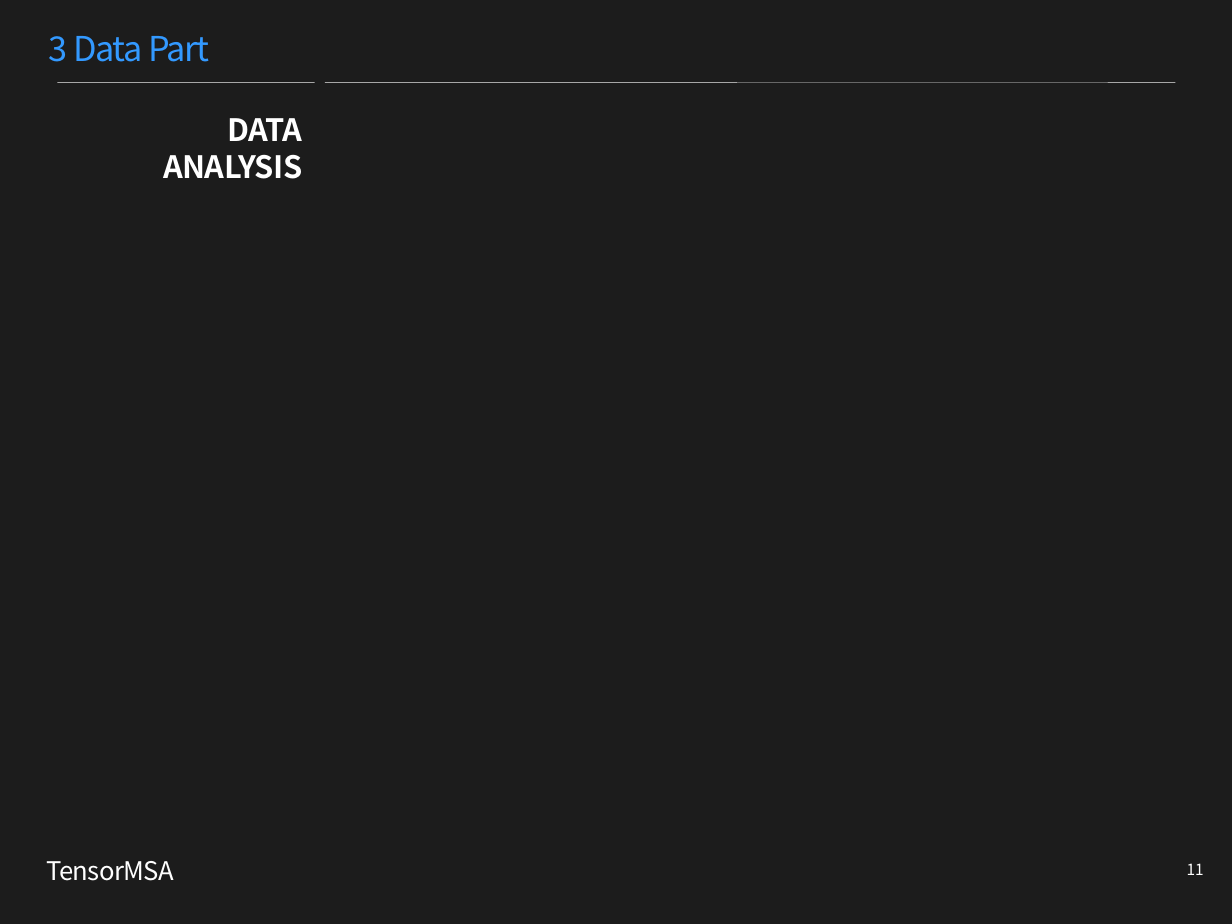
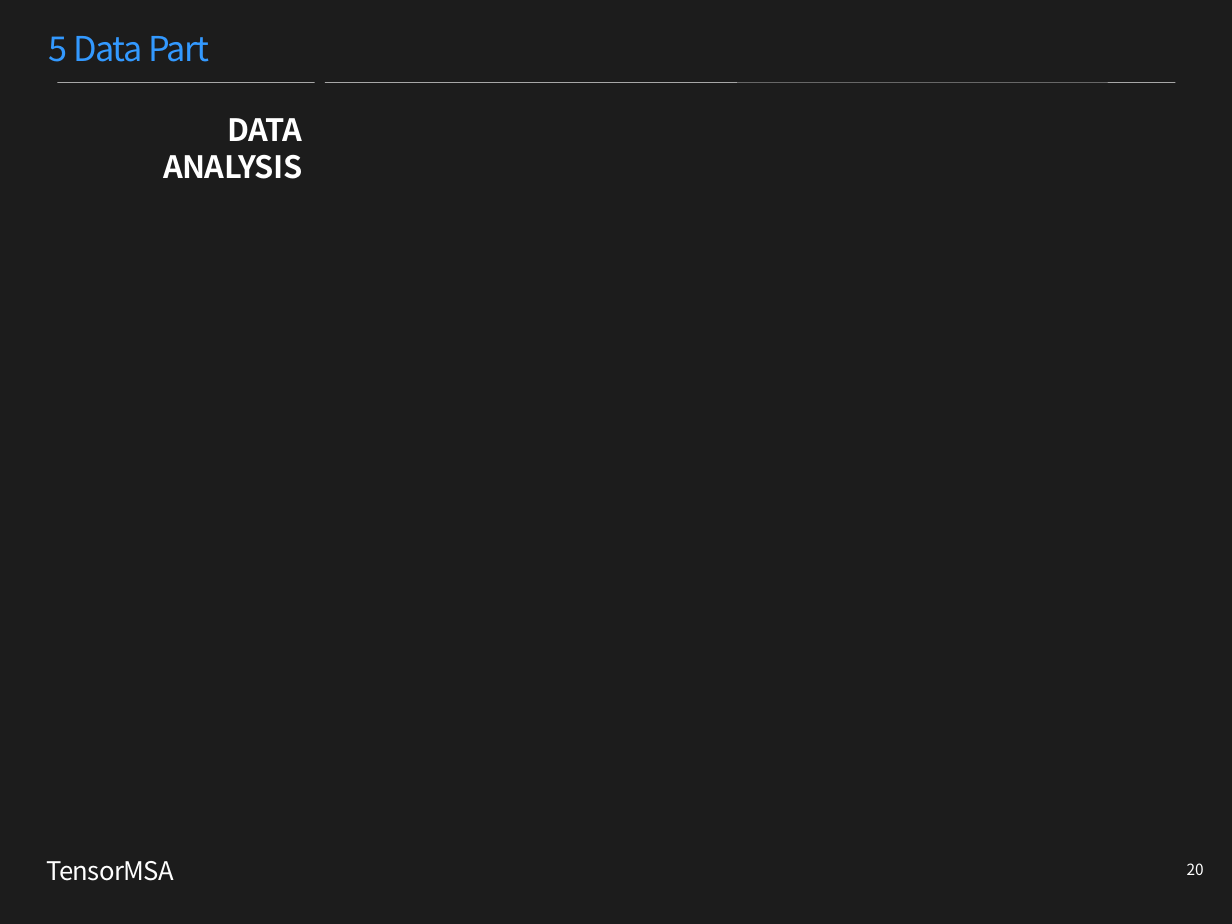
Before and after one commit to TensorMSA/tensormsa_old, a slide deck: slide 20 of TensorMSA.pptx (slide 11 before the commit). Drawn at 1232x924 pixels with LibreOffice and Linux fonts; fonts in the diff are those of the drawing. Boxes give left, top, right and bottom in pixels: in the first picture for what was removed or moved away, otherwise in the second. Text is boxed around its words. In the diff, an @@ line names an element or a change of style, - is before the commit and + after.

```diff
--- a/TensorMSA.pptx
+++ b/TensorMSA.pptx
@@ text at (49,36,210,62): text changed @@
-3 Data Part
+5 Data Part
@@ page number at (1187,863,1204,875): text changed @@
-11
+20
```
Also in this commit, not shown: 6 other slides changed, 11 slides added, 7 slides removed.
